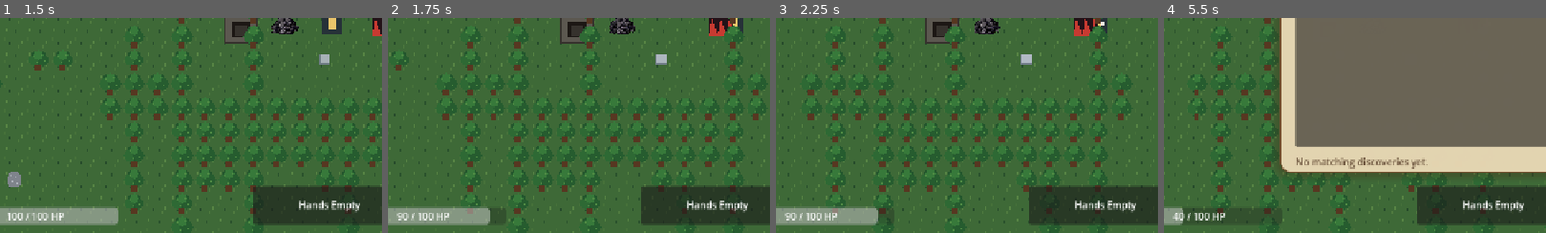
Above: before the commit, frames 1-4 (left to right).
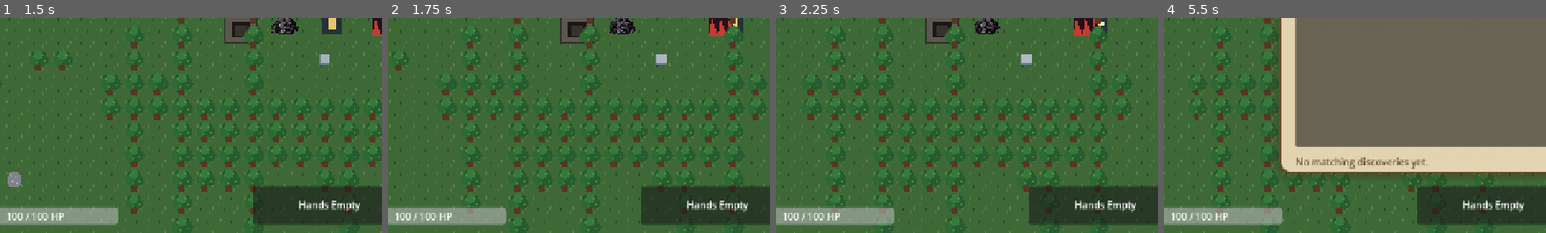
Above: after the commit, the same moments.

Repository: Maddiplomat/Project-alchemy
Game: Godot game, scene res://scenes/MainMenu.tscn
The game is run twice, just before and just after one commit, with the same random seed, the same clock (stepped at 60 frames per second) and the same inputs.
Inputs (mouse positions are % of the whole screen's width and height, from its top left):
- Up to frame 1 (1.5 s): click "Start Run" at 0.5 s; tap Enter at 1.25 s; move the mouse to (72, 45) at 1.27 s; press the mouse at (72, 45) at 1.28 s; hold D (move_right) from 1.28 s (still down)
- Up to frame 2 (1.75 s): keep holding D (move_right)
- Up to frame 3 (2.25 s): release D (move_right) at 2 s; release the mouse at (72, 45) at 2 s; drag from (30, 55) to (63, 64) at 2.02 s
- Up to frame 4 (5.5 s): move the mouse to (60, 28) at 2.77 s; hold D (move_right) 2.78-3.5 s; hold Q (scan) 2.78-3.5 s; click (60, 28) at 2.92 s; tap Space at 3.5 s; drag from (45, 70) to (25, 31) at 3.52 s; tap Enter at 4.25 s; move the mouse to (80, 65) at 4.27 s; hold A (move_left) 4.28-5 s; hold J (toggle_journal) 4.28-5 s; click (80, 65) at 4.42 s; click "Successes" at 5 s
The pictures show only the part of the screen within x 8-58%, y 49-99%; the shares and areas given below are measured in that part.

Frame 1 is identical in both runs. In frame 2, 0.7% of the frame differs, in the area x 2-31%, y 88-97%; in frame 3, 0.8%; in frame 4, 2.1%, in the area x 2-31%, y 87-97%.
Error after the commit: Parse Error: Cannot infer the type of "spawn_position" variable because the value doesn't have a set type. (res://scripts/DamageCalculator.gd:32)

Commit message:
Add combat damage feedback UI

Diff:
--- /dev/null
+++ b/scenes/DamageNumber.tscn
@@ -0,0 +1,14 @@
+[gd_scene load_steps=2 format=3]
+
+[ext_resource type="Script" path="res://scripts/DamageNumber.gd" id="1_damage"]
+
+[node name="DamageNumber" type="Label"]
+offset_left = -32.0
+offset_top = -10.0
+offset_right = 32.0
+offset_bottom = 10.0
+theme_override_font_sizes/font_size = 16
+text = "0"
+horizontal_alignment = 1
+vertical_alignment = 1
+script = ExtResource("1_damage")
--- a/scenes/IronGolem.tscn
+++ b/scenes/IronGolem.tscn
@@ -16,6 +16,14 @@
 [node name="Sprite2D" type="Sprite2D" parent="."]
 texture_filter = 1
 
+[node name="EnemyHealthBar" type="ProgressBar" parent="."]
+visible = false
+offset_left = -20.0
+offset_top = -22.0
+offset_right = 20.0
+offset_bottom = -18.0
+show_percentage = false
+
 [node name="CollisionShape2D" type="CollisionShape2D" parent="."]
 position = Vector2(0, 2)
 shape = SubResource("RectangleShape2D_body")
--- a/scripts/DamageCalculator.gd
+++ b/scripts/DamageCalculator.gd
@@ -3,6 +3,8 @@
 
 ## DamageCalculator
 ## Static class to resolve final damage considering resistances.
+
+const DAMAGE_NUMBER_SCENE := preload("res://scenes/DamageNumber.tscn")
 
 static func get_multiplier(damage_type: StringName, target: Node) -> float:
 	var multiplier := 1.0
@@ -15,7 +17,40 @@
 	return multiplier
 
 
-static func calculate(base_damage: float, damage_type: StringName, target: Node) -> float:
+static func calculate(base_damage: float, damage_type: StringName, target: Node, impact_position = null) -> float:
 	var multiplier := get_multiplier(damage_type, target)
 	var final_damage := maxf(0.0, base_damage * multiplier)
+	_spawn_damage_number(final_damage, damage_type, target, impact_position)
 	return final_damage
+
+
+static func _spawn_damage_number(amount: float, damage_type: StringName, target: Node, impact_position) -> void:
+	var tree := Engine.get_main_loop() as SceneTree
+	if tree == null or tree.current_scene == null or DAMAGE_NUMBER_SCENE == null:
+		return
+
+	var spawn_position := _resolve_spawn_position(target, impact_position)
+	if spawn_position == null:
+		return
+
+	var damage_number := DAMAGE_NUMBER_SCENE.instantiate()
+	if damage_number == null:
+		return
+
+	tree.current_scene.add_child(damage_number)
+	damage_number.global_position = spawn_position
+	if damage_number.has_method("setup"):
+		damage_number.setup(amount, damage_type if amount > 0.0 else &"immune")
+
+
+static func _resolve_spawn_position(target: Node, impact_position):
+	if impact_position is Vector2:
+		return impact_position + Vector2(0.0, -16.0)
+
+	var current: Node = target
+	while current != null:
+		if current is Node2D:
+			return current.global_position + Vector2(0.0, -16.0)
+		current = current.get_parent()
+
+	return null
--- /dev/null
+++ b/scripts/DamageNumber.gd
@@ -0,0 +1,30 @@
+class_name DamageNumber
+extends Label
+
+const LIFETIME := 0.8
+const RISE_DISTANCE := 24.0
+const DAMAGE_COLORS := {
+	&"physical_sharp": Color.WHITE,
+	&"oxidation": Color(0.937, 0.624, 0.153, 1.0),
+	&"electrical": Color(0.365, 0.792, 0.647, 1.0),
+	&"immune": Color(0.25, 0.25, 0.25, 1.0),
+}
+
+
+func _ready() -> void:
+	top_level = true
+	mouse_filter = Control.MOUSE_FILTER_IGNORE
+	horizontal_alignment = HORIZONTAL_ALIGNMENT_CENTER
+	vertical_alignment = VERTICAL_ALIGNMENT_CENTER
+
+
+func setup(amount: float, damage_type: StringName) -> void:
+	var is_immune := amount <= 0.0 or damage_type == &"immune"
+	text = "IMMUNE" if is_immune else str(int(round(amount)))
+	modulate = DAMAGE_COLORS.get(&"immune" if is_immune else damage_type, Color.WHITE)
+
+	var tween := create_tween()
+	tween.set_parallel(true)
+	tween.tween_property(self, "global_position:y", global_position.y - RISE_DISTANCE, LIFETIME)
+	tween.tween_property(self, "modulate:a", 0.0, LIFETIME)
+	tween.finished.connect(queue_free)
--- a/scripts/IronGolem.gd
+++ b/scripts/IronGolem.gd
@@ -16,6 +16,10 @@
 const PATROL_WAIT_SECONDS := 1.5
 const SCANNER_ALERT_RADIUS := 150.0
 const CHASE_REPATH_INTERVAL := 0.3
+const HEALTH_BAR_HIDE_DELAY := 3.0
+const HEALTH_BAR_FULL_COLOR := Color(0.31, 0.82, 0.38, 1.0)
+const HEALTH_BAR_MID_COLOR := Color(0.91, 0.79, 0.23, 1.0)
+const HEALTH_BAR_LOW_COLOR := Color(0.86, 0.24, 0.22, 1.0)
 
 @export var patrol_radius: float = 96.0
 @export var detection_radius: float = 180.0
@@ -34,6 +38,7 @@
 
 @onready var navigation_agent: NavigationAgent2D = $NavigationAgent2D
 @onready var sprite: Sprite2D = $Sprite2D
+@onready var enemy_health_bar: ProgressBar = $EnemyHealthBar
 @onready var detection_area: Area2D = $DetectionArea
 @onready var detection_shape: CollisionShape2D = $DetectionArea/CollisionShape2D
 @onready var alert_audio_player: AudioStreamPlayer2D = $AlertAudioPlayer2D
@@ -50,6 +55,7 @@
 var _hit_timer := 0.0
 var _leash_timer := 0.0
 var _max_health: int = 120
+var _health_bar_hide_timer := 0.0
 
 
 func _ready() -> void:
@@ -69,6 +75,7 @@
 	detection_area.body_exited.connect(_on_detection_body_exited)
 	_connect_scanner_tools()
 	_build_alert_audio_stream()
+	_setup_health_bar()
 	_set_patrol_destination(_current_patrol_index)
 
 
@@ -76,6 +83,7 @@
 	if _attack_cooldown_timer > 0.0:
 		_attack_cooldown_timer -= delta
 	_step_state(delta)
+	_update_health_bar_visibility(delta)
 	move_and_slide()
 
 
@@ -197,6 +205,7 @@
 	set_state(State.PATROL)
 	_leash_timer = 0.0
 	health = _max_health
+	_refresh_health_bar()
 
 	if alert_audio_player:
 		alert_audio_player.pitch_scale = 0.7
@@ -252,11 +261,14 @@
 	if current_state == State.DEAD:
 		return
 
-	var final_damage = int(DamageCalculator.calculate(float(amount), damage_type, self)) if ClassDB.class_exists("DamageCalculator") else amount
+	var final_damage = int(DamageCalculator.calculate(float(amount), damage_type, self, global_position)) if ClassDB.class_exists("DamageCalculator") else amount
+	_show_health_bar_from_combat()
 	if final_damage <= 0:
+		_refresh_health_bar()
 		return
 
 	health -= final_damage
+	_refresh_health_bar()
 	if health <= 0:
 		die()
 	else:
@@ -273,7 +285,9 @@
 	if current_state == State.DEAD or amount <= 0:
 		return
 
+	_show_health_bar_from_combat()
 	health -= amount
+	_refresh_health_bar()
 	if health <= 0:
 		die()
 	else:
@@ -288,6 +302,7 @@
 
 func die() -> void:
 	set_state(State.DEAD)
+	enemy_health_bar.visible = false
 
 	var rect = ColorRect.new()
 	rect.color = Color("8b4513")
@@ -454,3 +469,82 @@
 		image.set_pixel(x, 10, Color(0.88, 0.73, 0.34, 1.0))
 
 	return ImageTexture.create_from_image(image)
+
+
+func _setup_health_bar() -> void:
+	if enemy_health_bar == null:
+		return
+
+	enemy_health_bar.min_value = 0.0
+	enemy_health_bar.max_value = float(_max_health)
+	enemy_health_bar.value = float(health)
+	enemy_health_bar.show_percentage = false
+	enemy_health_bar.visible = false
+
+	var background_style := StyleBoxFlat.new()
+	background_style.bg_color = Color(0.08, 0.08, 0.08, 0.9)
+	background_style.corner_radius_top_left = 2
+	background_style.corner_radius_top_right = 2
+	background_style.corner_radius_bottom_left = 2
+	background_style.corner_radius_bottom_right = 2
+	enemy_health_bar.add_theme_stylebox_override("background", background_style)
+	enemy_health_bar.add_theme_stylebox_override("fill", _build_health_bar_fill_style(1.0))
+
+
+func _show_health_bar_from_combat() -> void:
+	if enemy_health_bar == null:
+		return
+	if current_state == State.IDLE or current_state == State.PATROL:
+		enemy_health_bar.visible = true
+	else:
+		enemy_health_bar.visible = true
+	_health_bar_hide_timer = HEALTH_BAR_HIDE_DELAY
+
+
+func _refresh_health_bar() -> void:
+	if enemy_health_bar == null:
+		return
+
+	var health_ratio := clampf(float(health) / float(maxi(_max_health, 1)), 0.0, 1.0)
+	enemy_health_bar.max_value = float(_max_health)
+	enemy_health_bar.value = float(maxi(health, 0))
+	enemy_health_bar.add_theme_stylebox_override("fill", _build_health_bar_fill_style(health_ratio))
+
+
+func _update_health_bar_visibility(delta: float) -> void:
+	if enemy_health_bar == null or not enemy_health_bar.visible:
+		return
+	if current_state == State.DEAD:
+		enemy_health_bar.visible = false
+		return
+	if _is_in_active_combat_state():
+		_health_bar_hide_timer = HEALTH_BAR_HIDE_DELAY
+		return
+
+	_health_bar_hide_timer = maxf(0.0, _health_bar_hide_timer - delta)
+	if _health_bar_hide_timer <= 0.0:
+		enemy_health_bar.visible = false
+
+
+func _is_in_active_combat_state() -> bool:
+	return current_state == State.ALERT or current_state == State.CHASE or current_state == State.ATTACK or current_state == State.HIT
+
+
+func _build_health_bar_fill_style(health_ratio: float) -> StyleBoxFlat:
+	var fill_style := StyleBoxFlat.new()
+	fill_style.bg_color = _get_health_bar_color(health_ratio)
+	fill_style.corner_radius_top_left = 2
+	fill_style.corner_radius_top_right = 2
+	fill_style.corner_radius_bottom_left = 2
+	fill_style.corner_radius_bottom_right = 2
+	return fill_style
+
+
+func _get_health_bar_color(health_ratio: float) -> Color:
+	if health_ratio <= 0.2:
+		return HEALTH_BAR_LOW_COLOR
+	if health_ratio <= 0.5:
+		var mid_ratio := inverse_lerp(0.2, 0.5, health_ratio)
+		return HEALTH_BAR_LOW_COLOR.lerp(HEALTH_BAR_MID_COLOR, mid_ratio)
+	var high_ratio := inverse_lerp(0.5, 1.0, health_ratio)
+	return HEALTH_BAR_MID_COLOR.lerp(HEALTH_BAR_FULL_COLOR, high_ratio)
--- a/scripts/PlayerMovement.gd
+++ b/scripts/PlayerMovement.gd
@@ -214,7 +214,7 @@
 
 	var damage_type := StringName(str(weapon_profile.get("damage_type", STEEL_SWORD_DAMAGE_TYPE)))
 	var base_damage := float(weapon_profile.get("base_damage", STEEL_SWORD_DAMAGE))
-	var final_damage := DamageCalculator.calculate(base_damage, damage_type, body)
+	var final_damage := DamageCalculator.calculate(base_damage, damage_type, body, body.global_position)
 	var resolved_damage := int(final_damage)
 	if resolved_damage <= 0:
 		return
--- a/scripts/Projectile.gd
+++ b/scripts/Projectile.gd
@@ -25,7 +25,7 @@
 	if not body.is_in_group(&"enemy"):
 		return
 
-	var final_damage := DamageCalculator.calculate(damage, damage_type, body)
+	var final_damage := DamageCalculator.calculate(damage, damage_type, body, global_position)
 	var resolved_damage := int(final_damage)
 	if resolved_damage <= 0:
 		if not pierce:
